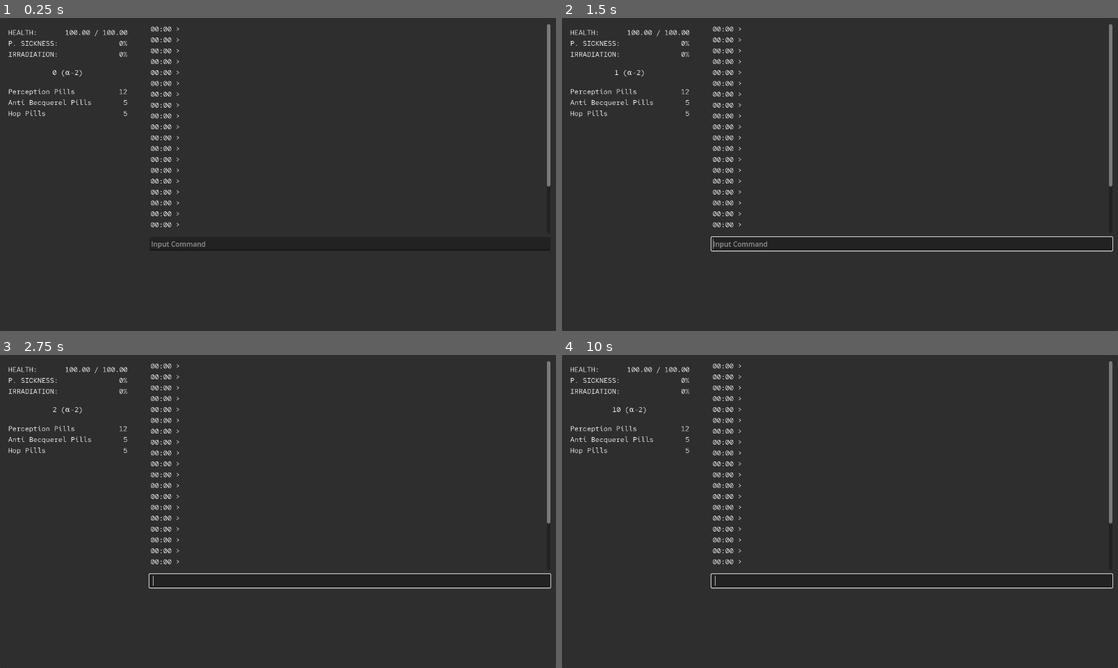
Above: before the commit, frames 1-4 (two rows, left to right).
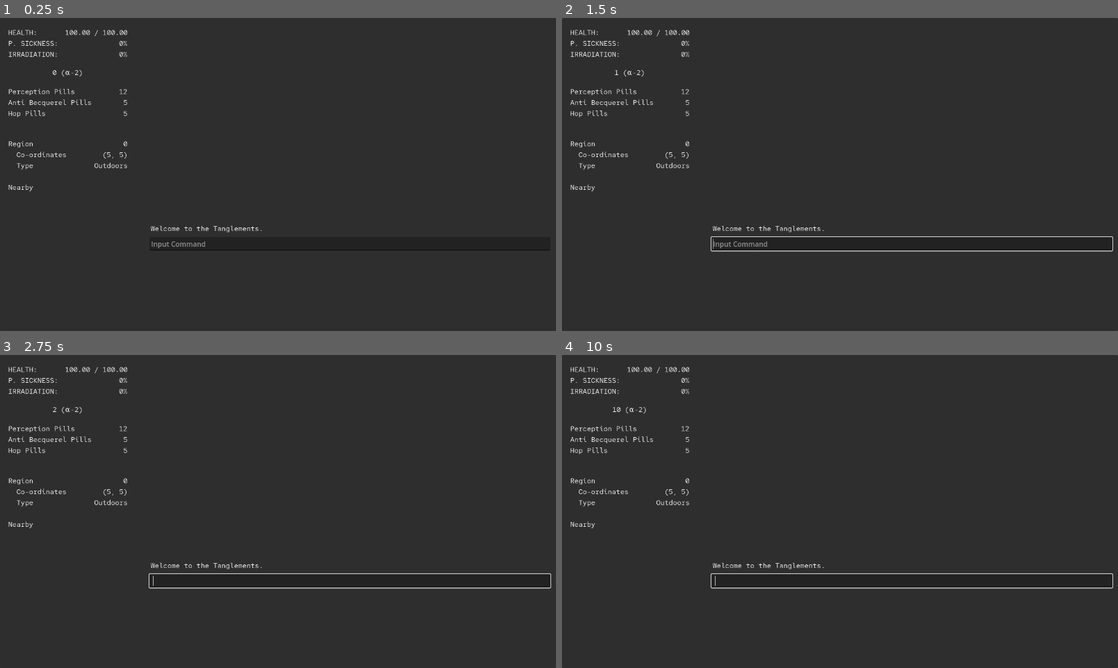
Above: after the commit, the same moments.

Repository: elecarno/tanglements-game
Game: Godot game, scene res://main.tscn
The game is run twice, just before and just after one commit, with the same random seed, the same clock (stepped at 60 frames per second) and the same inputs.
Inputs (mouse positions are in pixels of both pictures, inside the frame that each line leads up to):
- Up to frame 1 (0.25 s): no input
- Up to frame 2 (1.5 s): click (912, 243) at 0.52 s; type "12" at 0.6 s; tap Enter at 1.25 s
- Up to frame 3 (2.75 s): tap Space at 2 s
- Up to frame 4 (10 s): tap Enter at 2.75, 4.25 s; tap Space at 3.5, 5 s

The runs differ from the first frame. In frame 1, 1.4% of the frame differs, in the area x 1-99%, y 2-69%; in frame 2, 1.4%; in frame 3, 1.4%; in frame 4, 1.4%.

Commit message:
autoscroll on console, begin region data for instances

Diff:
--- a/main.tscn
+++ b/main.tscn
@@ -1,9 +1,20 @@
-[gd_scene load_steps=5 format=3 uid="uid://ylxwxy3gqwgi"]
+[gd_scene load_steps=10 format=3 uid="uid://ylxwxy3gqwgi"]
 
 [ext_resource type="Theme" uid="uid://vsob1tco1xbp" path="res://ui_theme.tres" id="1_n657u"]
 [ext_resource type="Script" path="res://scripts/ui/ui_status.gd" id="1_u08g8"]
 [ext_resource type="Script" path="res://scripts/ui/ui_pouch.gd" id="3_a64ox"]
+[ext_resource type="Script" path="res://scripts/ui/ui_instance.gd" id="4_5k5c6"]
 [ext_resource type="Script" path="res://scripts/ui/ui_console.gd" id="4_5slmn"]
+[ext_resource type="Script" path="res://scripts/instancedata.gd" id="6_ctrnm"]
+[ext_resource type="Script" path="res://scripts/c_region.gd" id="6_tj7hh"]
+[ext_resource type="Script" path="res://scripts/c_instance.gd" id="7_5o5g4"]
+
+[sub_resource type="StyleBoxFlat" id="StyleBoxFlat_7308j"]
+border_width_left = 5
+border_width_top = 5
+border_width_right = 5
+border_width_bottom = 5
+border_color = Color(0.921569, 0.921569, 0.921569, 1)
 
 [node name="main" type="Control"]
 layout_mode = 3
@@ -82,7 +93,7 @@
 anchors_preset = 0
 offset_top = 136.0
 offset_right = 313.0
-offset_bottom = 272.0
+offset_bottom = 256.0
 script = ExtResource("3_a64ox")
 
 [node name="pouch_label" type="Label" parent="pouch"]
@@ -118,6 +129,49 @@
 5"
 horizontal_alignment = 2
 
+[node name="instance" type="Control" parent="."]
+layout_mode = 1
+anchors_preset = 0
+offset_top = 256.0
+offset_right = 313.0
+offset_bottom = 507.0
+script = ExtResource("4_5k5c6")
+
+[node name="instance_label" type="Label" parent="instance"]
+layout_mode = 1
+anchors_preset = 15
+anchor_right = 1.0
+anchor_bottom = 1.0
+offset_left = 19.0
+offset_top = 22.0
+offset_right = -19.0
+offset_bottom = -22.0
+grow_horizontal = 2
+grow_vertical = 2
+theme = ExtResource("1_n657u")
+text = "Region
+  Co-ordinates
+  Type
+
+Nearby"
+
+[node name="instance_display" type="Label" parent="instance"]
+layout_mode = 1
+anchors_preset = 15
+anchor_right = 1.0
+anchor_bottom = 1.0
+offset_left = 19.0
+offset_top = 22.0
+offset_right = -19.0
+offset_bottom = -22.0
+grow_horizontal = 2
+grow_vertical = 2
+theme = ExtResource("1_n657u")
+text = "0
+(5, 5)
+Outdoors"
+horizontal_alignment = 2
+
 [node name="console" type="Control" parent="."]
 layout_mode = 1
 anchors_preset = 1
@@ -139,36 +193,17 @@
 offset_bottom = -40.0
 grow_horizontal = 2
 grow_vertical = 2
+horizontal_scroll_mode = 0
 
 [node name="console_display" type="Label" parent="console/scroll"]
+custom_minimum_size = Vector2(500, 300)
 layout_mode = 2
-size_flags_horizontal = 0
-theme = ExtResource("1_n657u")
-text = "00:00 >
-00:00 >
-00:00 >
-00:00 >
-00:00 >
-00:00 >
-00:00 >
-00:00 >
-00:00 >
-00:00 >
-00:00 >
-00:00 >
-00:00 >
-00:00 >
-00:00 >
-00:00 >
-00:00 >
-00:00 >
-00:00 >
-00:00 >
-00:00 >
-00:00 >
-00:00 >
-00:00 >
-00:00 > "
+size_flags_horizontal = 3
+size_flags_vertical = 3
+theme = ExtResource("1_n657u")
+text = "Welcome to the Tanglements."
+vertical_alignment = 2
+autowrap_mode = 2
 
 [node name="input" type="LineEdit" parent="console"]
 layout_mode = 1
@@ -182,4 +217,34 @@
 grow_vertical = 0
 placeholder_text = "Input Command"
 
+[node name="instance_maps" type="Control" parent="."]
+anchors_preset = 0
+offset_left = -640.0
+offset_right = -600.0
+offset_bottom = 40.0
+script = ExtResource("6_ctrnm")
+
+[node name="A2" type="Control" parent="instance_maps"]
+anchors_preset = 0
+offset_right = 40.0
+offset_bottom = 40.0
+script = ExtResource("7_5o5g4")
+instance = 1
+
+[node name="plains" type="Panel" parent="instance_maps/A2"]
+layout_mode = 0
+offset_right = 300.0
+offset_bottom = 400.0
+theme_override_styles/panel = SubResource("StyleBoxFlat_7308j")
+script = ExtResource("6_tj7hh")
+
+[node name="forest" type="Panel" parent="instance_maps/A2"]
+layout_mode = 0
+offset_left = -120.0
+offset_top = -30.0
+offset_right = 130.0
+offset_bottom = 120.0
+theme_override_styles/panel = SubResource("StyleBoxFlat_7308j")
+script = ExtResource("6_tj7hh")
+
 [connection signal="text_submitted" from="console/input" to="console" method="_on_input_text_submitted"]
--- a/project.godot
+++ b/project.godot
@@ -19,6 +19,7 @@
 
 gamedata="*res://scripts/gamedata.gd"
 playerdata="*res://scripts/playerdata.gd"
+instancedata="*res://scripts/instancedata.gd"
 
 [display]
 
--- /dev/null
+++ b/scripts/c_instance.gd
@@ -0,0 +1,4 @@
+class_name c_instance
+extends Control
+
+@export var instance: gamedata.Instance
--- /dev/null
+++ b/scripts/c_region.gd
@@ -0,0 +1,4 @@
+class_name c_region
+extends Panel
+
+@export var indoors: bool
--- /dev/null
+++ b/scripts/instancedata.gd
@@ -0,0 +1,8 @@
+extends Control
+
+@onready var instance_maps: Control = get_tree().get_root().get_node("main/instance_maps")
+
+func get_instance_data(instance):
+	for i in range(0, instance_maps.get_child_count()):
+		if instance_maps.get_child(i).instance == instance:
+			print("yees")
--- a/scripts/playerdata.gd
+++ b/scripts/playerdata.gd
@@ -1,4 +1,7 @@
 extends Node
+
+@onready var console_display: Label = get_tree().get_root().get_node("main/console/scroll/console_display")
+@onready var console: console_controller = get_tree().get_root().get_node("main/console")
 
 var hp: float = 100.0
 var MAX_HP: int = 100
@@ -22,11 +25,14 @@
 	if check_for_gamma():
 		rad += 0.0005
 
-func hop():
-	var previous_instance = instance
-	instance = gamedata.get_random_instance(instance)
-	pouch["hPills"] -= 1
-	print("player hopped from " + gamedata.instance_to_str(previous_instance) + " to " + gamedata.instance_to_str(instance))
+func hop(type: int):
+	match type:
+		0:
+			var previous_instance = instance
+			instance = gamedata.get_random_instance(instance)
+			pouch["hPills"] -= 1
+			var str: String = "used a pill and hopped from " + gamedata.instance_to_str(previous_instance) + " to " + gamedata.instance_to_str(instance)
+			console.console_print(str)
 
 func check_for_gamma():
 	if instance == gamedata.Instance.G1 or instance == gamedata.Instance.G2 or instance == gamedata.Instance.G3:
--- a/scripts/ui/ui_console.gd
+++ b/scripts/ui/ui_console.gd
@@ -1,11 +1,44 @@
+class_name console_controller
 extends Control
 
-@onready var input: LineEdit = get_node("input")
+@onready var input_edit: LineEdit = get_node("input")
+@onready var scrollbar: VScrollBar = get_node("scroll").get_v_scroll_bar()
+@onready var display: Label = get_node("scroll/console_display")
 
-func _on_input_text_submitted(cmd):
-	input.clear()
+func _ready() -> void:
+	scrollbar.connect("changed", handle_scrollbar_changed)
 
-	match cmd:
+func _on_input_text_submitted(text: String):
+	input_edit.clear()
+
+	var input = text.lstrip(" ").rstrip(" ")
+	var first_space: int = text.find(" ")
+	var next_space: int = 0
+	var command: String
+	var arg: String
+
+	if first_space == -1:
+		command = input
+	else:
+		command = input.substr(0, first_space)
+		arg = input.substr(first_space)
+		arg = arg.lstrip(" ")
+
+	run_command(command, arg)
+
+func run_command(command: String, arg: String):
+	match command.to_lower():
 		"hop":
-			if playerdata.pouch["hPills"] > 0:
-				playerdata.hop()
+			if arg == "p" or arg == "pill":
+				if playerdata.pouch["hPills"] > 0:
+					playerdata.hop(0)
+			else:
+				console_print("require argument: p, i, b")
+
+
+func handle_scrollbar_changed():
+	scrollbar.value = scrollbar.max_value
+
+func console_print(str: String):
+	display.text = display.text + "\n" + str
+	print("console print: " + str)
--- /dev/null
+++ b/scripts/ui/ui_instance.gd
@@ -0,0 +1,12 @@
+extends Control
+
+@onready var display: Label = get_node("instance_display")
+
+func _process(delta):
+	instancedata.get_instance_data(playerdata.instance)
+	#var region_data = gamedata.region_data[playerdata.instance][playerdata.region]
+	#var type: String = "Outdoors"
+	#if region_data[1]:
+		#type = "Indoors"
+	#display.text = region_data[0] + "\n" + str(playerdata.coords) + "\n" + type
+	pass
--- a/ui_theme.tres
+++ b/ui_theme.tres
@@ -1,6 +1,10 @@
-[gd_resource type="Theme" load_steps=2 format=3 uid="uid://vsob1tco1xbp"]
+[gd_resource type="Theme" load_steps=3 format=3 uid="uid://vsob1tco1xbp"]
 
 [ext_resource type="FontFile" uid="uid://cpaen27x35iqm" path="res://red_hat_mono/RedHatMono-Regular.ttf" id="1_x27yi"]
 
+[sub_resource type="StyleBoxFlat" id="StyleBoxFlat_lg278"]
+bg_color = Color(0.180392, 0.180392, 0.180392, 1)
+
 [resource]
 Label/fonts/font = ExtResource("1_x27yi")
+Panel/styles/panel = SubResource("StyleBoxFlat_lg278")
